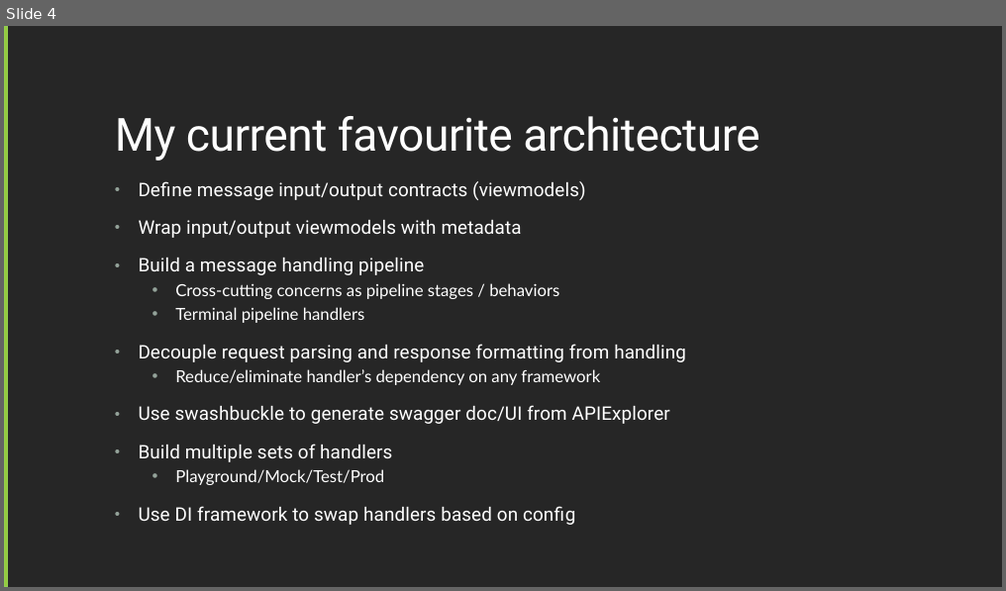
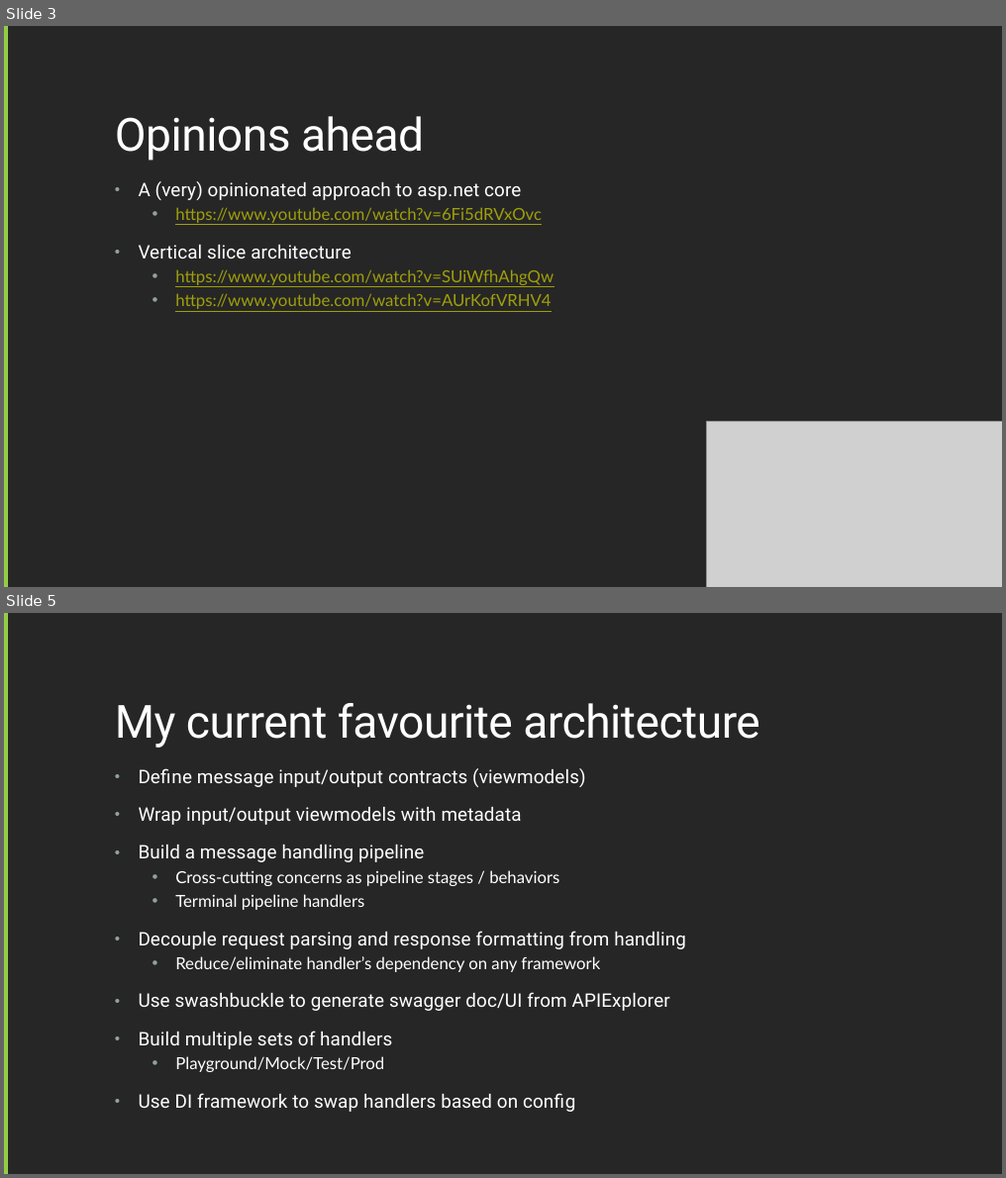
Before and after one commit to kevbry/TechTalksApril25, a slide deck: BuildingFunAPIs.pptx. Shown one above the other, each under a label of ours: slide 4 before the commit, slides 3 and 5 after it; the slides between them are not shown. The pictures are 1006x591 and 1006x1178 pixels, drawn with LibreOffice and Linux fonts; fonts in the diff are those of the drawing; grey boxes stand for pictures. Boxes give left, top, right and bottom in pixels: in the first picture for what was removed or moved away, otherwise in the second. Text is boxed around its words. In the diff, an @@ line names an element or a change of style, - is before the commit and + after.

```diff
--- a/BuildingFunAPIs.pptx
+++ b/BuildingFunAPIs.pptx
@@ slide 3 added at box(4, 26, 1002, 587), background #262626; not listed: 1 template element that a slide beside it also shows @@
@@ title added at box(115, 116, 424, 161), 44 pt, text #FFFFFF @@
+Opinions ahead
@@ text added at box(139, 181, 553, 309), 16 pt, text #9F9F0B, underline @@
+• A (very) opinionated approach to asp.net core
+  • https://www.youtube.com/watch?v=6Fi5dRVxOvc
+• Vertical slice architecture
+  • https://www.youtube.com/watch?v=SUiWfhAhgQw
+  • https://www.youtube.com/watch?v=AUrKofVRHV4
@@ picture added at box(707, 422, 1002, 587) @@
@@ what was slide 4 is now slide 5 @@
```
Also in this commit, not shown: 5 slides changed, 2 other slides added, 1 slide removed, 16 other files.
